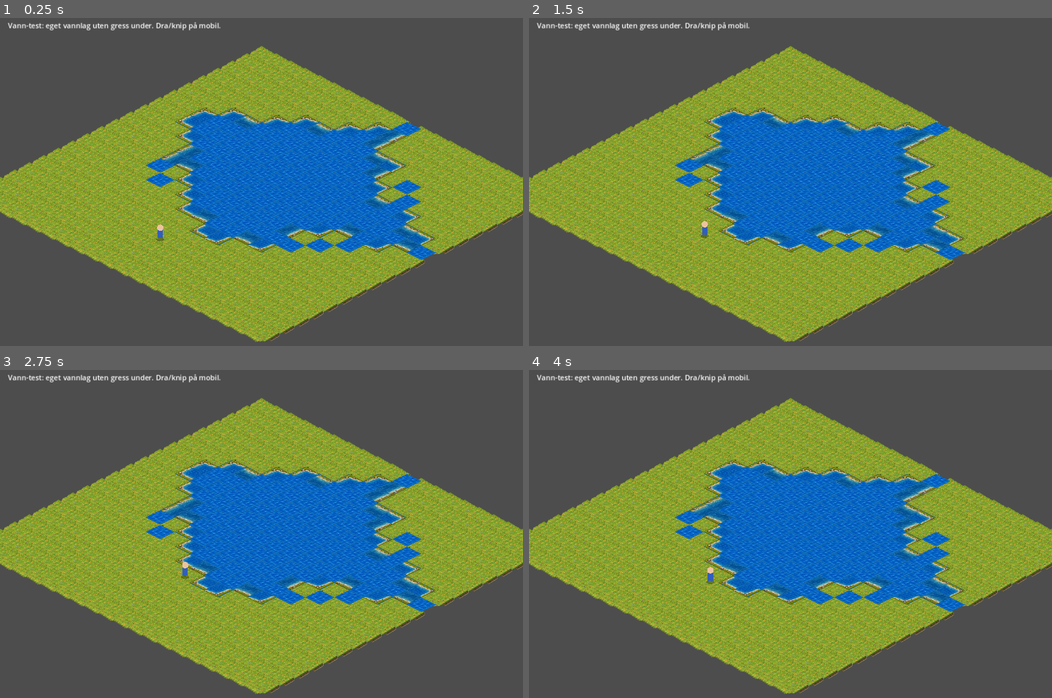
Above: before the commit, frames 1-4 (two rows, left to right).
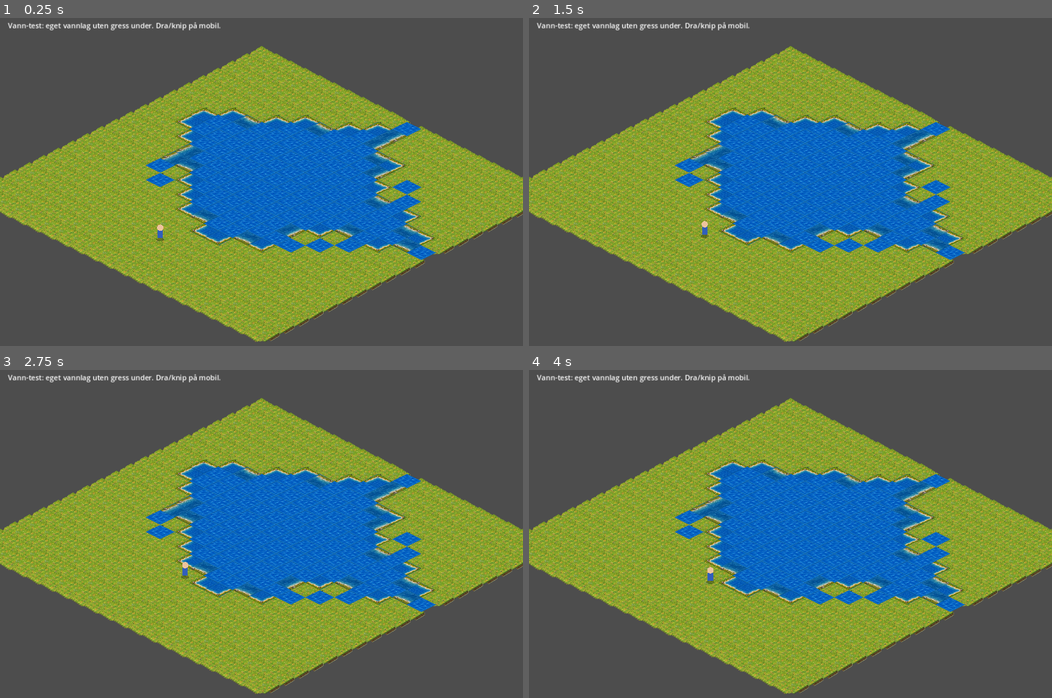
Above: after the commit, the same moments.

Repository: hkolberg/lille-gaardsliv
Game: Godot game, scene res://main.tscn
Two runs of this game, one before a commit and one after it. Both use one fixed random seed, a clock stepped at 60 frames per second and the inputs below.
Inputs (mouse positions are in pixels of both pictures, inside the frame that each line leads up to):
- Up to frame 1 (0.25 s): no input
- Up to frame 2 (1.5 s): tap Enter at 0.5 s; move the mouse to (905, 175) at 0.52 s; hold D (move_right) 0.53-1.25 s; click (905, 175) at 0.67 s; drag from (685, 208) to (764, 260) at 1.27 s
- Up to frame 3 (2.75 s): move the mouse to (313, 468) at 2.02 s; hold D (move_right) from 2.03 s (still down)
- Up to frame 4 (4 s): release D (move_right) at 2.75 s; drag from (764, 612) to (633, 491) at 2.77 s; tap Space at 3.5 s; move the mouse to (947, 596) at 3.52 s; hold A (move_left) from 3.53 s (still down)

The runs differ from the first frame. In frame 1, 1.1% of the frame differs, in the area x 33-84%, y 27-72%; in frame 2, 1.1%; in frame 3, 1.1%; in frame 4, 1.1%.

Commit message:
Use revised lake outer corner assets v2

Diff:
--- a/godot/main.gd
+++ b/godot/main.gd
@@ -15,7 +15,7 @@
 const ASSET_ROOT_WATERFIX := "res://gaardsliv_waterfix_v1/"
 const ASSET_ROOT_WATER_V2 := "res://gaardsliv_water_assets_v2/"
 const ASSET_ROOT_STRAIGHT_SHORES := "res://gaardsliv_straight_shore_edges_v1/"
-const ASSET_ROOT_OUTER_CORNERS := "res://gaardsliv_lake_outer_corners_v1/"
+const ASSET_ROOT_OUTER_CORNERS := "res://gaardsliv_lake_outer_corners_v2/"
 const TILE_TEXTURE_ORIGIN := Vector2(48.0, 52.0)
 const PROP_TEXTURE_ORIGIN := Vector2(48.0, 108.0)
 
